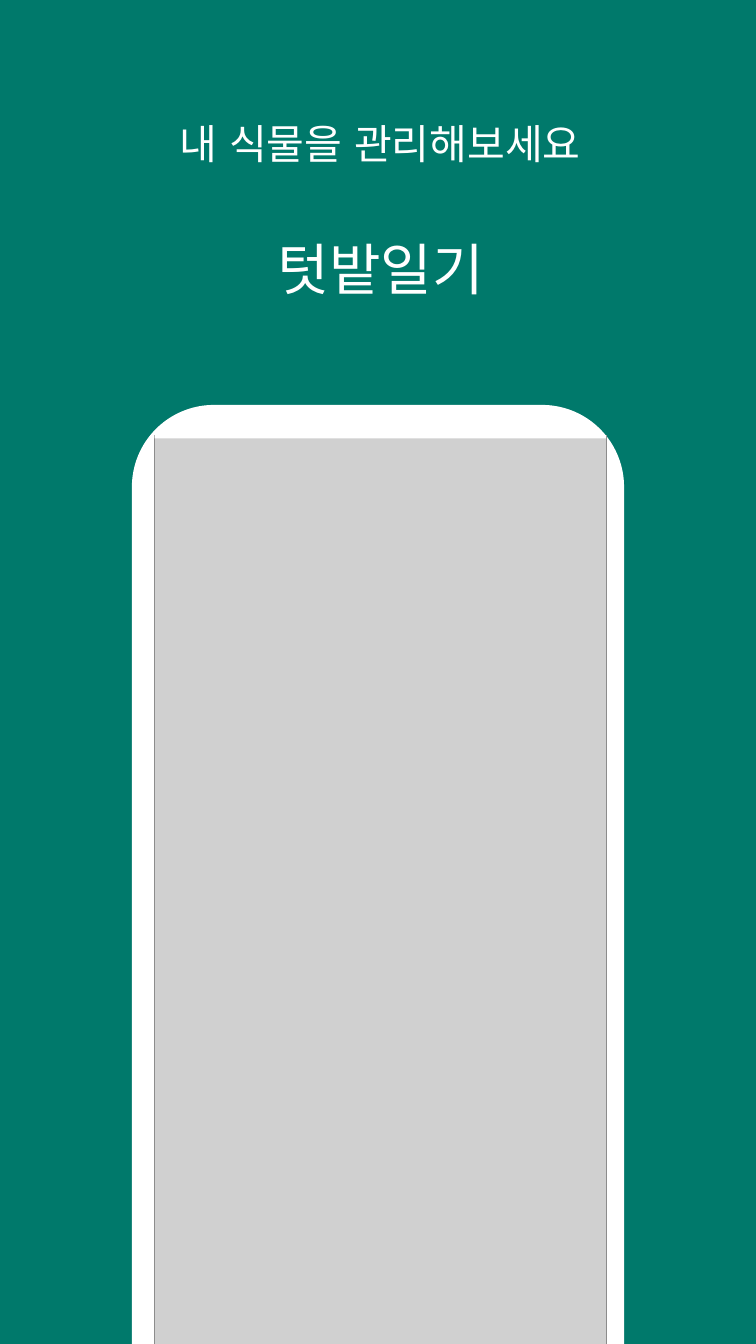
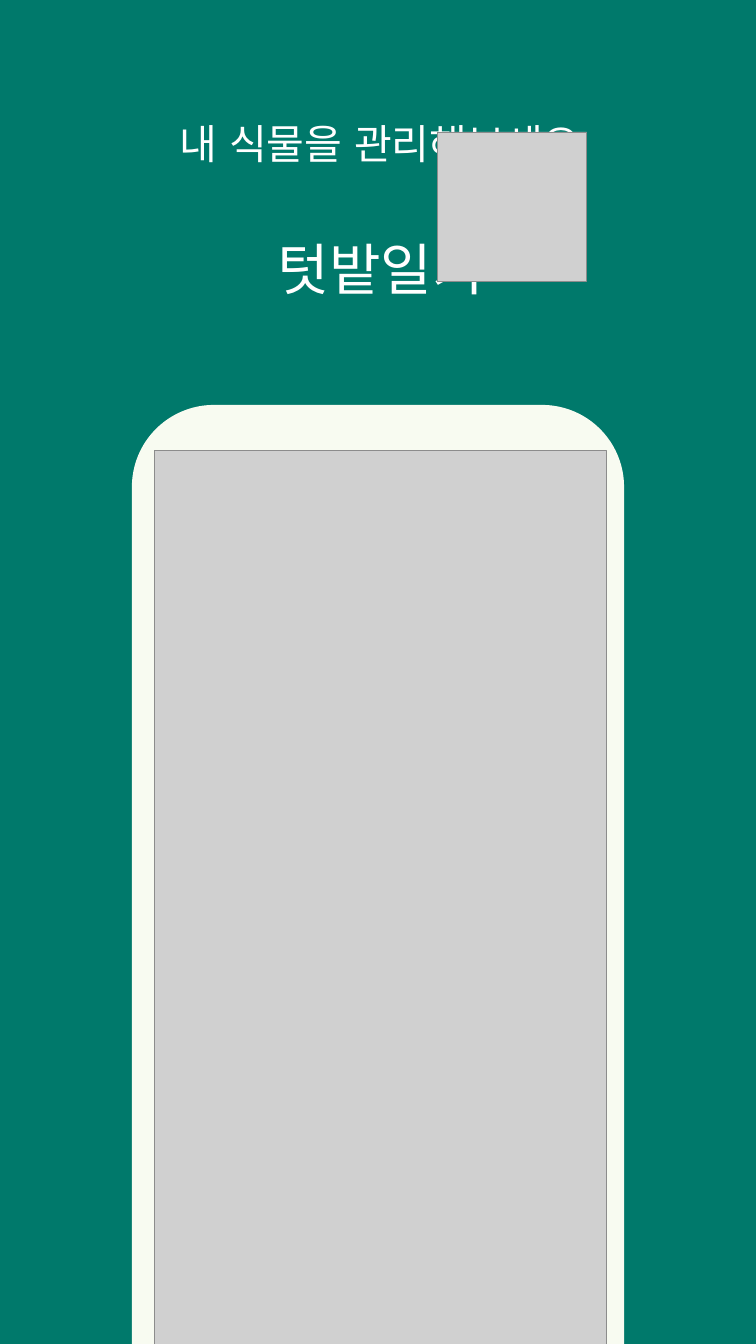
Before and after one commit to mskwak32/garden-log, a slide deck: slide 1 of playstore/playstore images.pptx. Drawn at 756x1344 pixels with LibreOffice and Linux fonts; fonts in the diff are those of the drawing; grey boxes stand for pictures. Boxes give left, top, right and bottom in pixels: in the first picture for what was removed or moved away, otherwise in the second. Text is boxed around its words. In the diff, an @@ line names an element or a change of style, - is before the commit and + after.

```diff
--- a/playstore/playstore images.pptx
+++ b/playstore/playstore images.pptx
@@ picture added at box(437, 132, 587, 281) @@
@@ text at box(277, 233, 483, 295): font Noto Sans CJK KR to Arial in "텃밭일기" @@
@@ rounded rectangle at box(132, 405, 624, 1344): fill #FFFFFF to #F8FBF1 @@
@@ rectangle removed at box(155, 435, 606, 438) @@
@@ picture: place and size @@
-picture at box(155, 435, 606, 1344)
+picture at box(155, 451, 606, 1344)
```
Also in this commit, not shown: 4 other slides changed, 7 other files.
